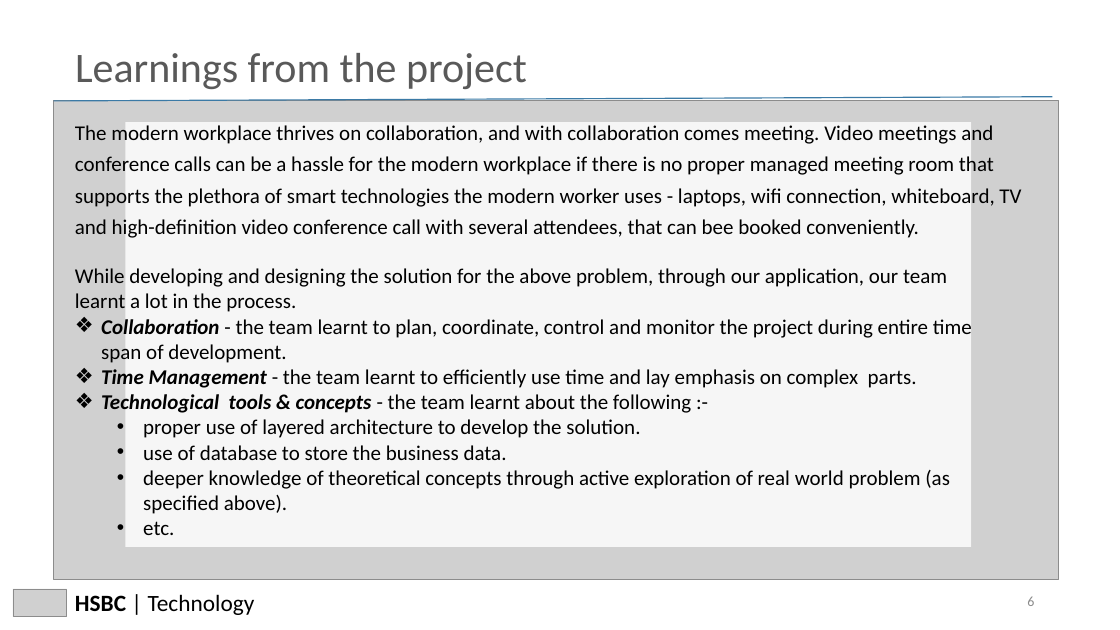
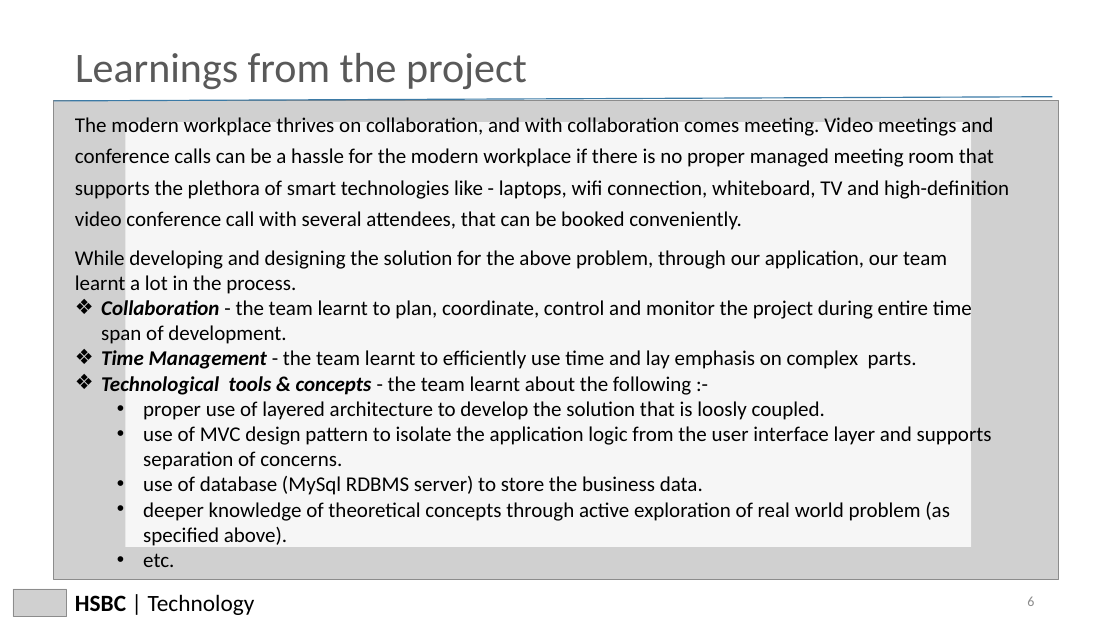
Before and after one commit to jaykhatri0875/meeting-room-booking-system, a slide deck: slide 6 of documents/Codefury_ClanOctate.pptx. Drawn at 1120x630 pixels with LibreOffice and Linux fonts; fonts in the diff are those of the drawing; grey boxes stand for pictures. Boxes give left, top, right and bottom in pixels: in the first picture for what was removed or moved away, otherwise in the second. Text is boxed around its words. In the diff, an @@ line names an element or a change of style, - is before the commit and + after.

```diff
--- a/documents/Codefury_ClanOctate.pptx
+++ b/documents/Codefury_ClanOctate.pptx
@@ text at [75, 117, 1009, 230]: text changed @@
-The modern workplace thrives on collaboration, and with collaboration comes meeting. Video meetings and conference calls can be a hassle for the modern workplace if there is no proper managed meeting room that supports the plethora of smart technologies the modern worker uses - laptops, wifi connection, whiteboard, TV and high-definition video conference call with several attendees, that can bee booked conveniently.
+The modern workplace thrives on collaboration, and with collaboration comes meeting. Video meetings and conference calls can be a hassle for the modern workplace if there is no proper managed meeting room that supports the plethora of smart technologies like - laptops, wifi connection, whiteboard, TV and high-definition video conference call with several attendees, that can be booked conveniently.
@@ text "While developing and designing the ...": place and size @@
-text "While developing and designing the ..." at [75, 268, 972, 535]
+text "While developing and designing the ..." at [75, 250, 992, 567]
@@ text at [143, 401, 992, 495]: text changed @@
-  • proper use of layered architecture to develop the solution.
-  • use of database to store the business data.
+  • proper use of layered architecture to develop the solution that is loosly coupled.
+  • use of MVC design pattern to isolate the application logic from the user interface layer and supports separation of concerns.
+  • use of database (MySql RDBMS server) to store the business data.
```
Also in this commit, not shown: 3 other slides changed, 40 other files.
